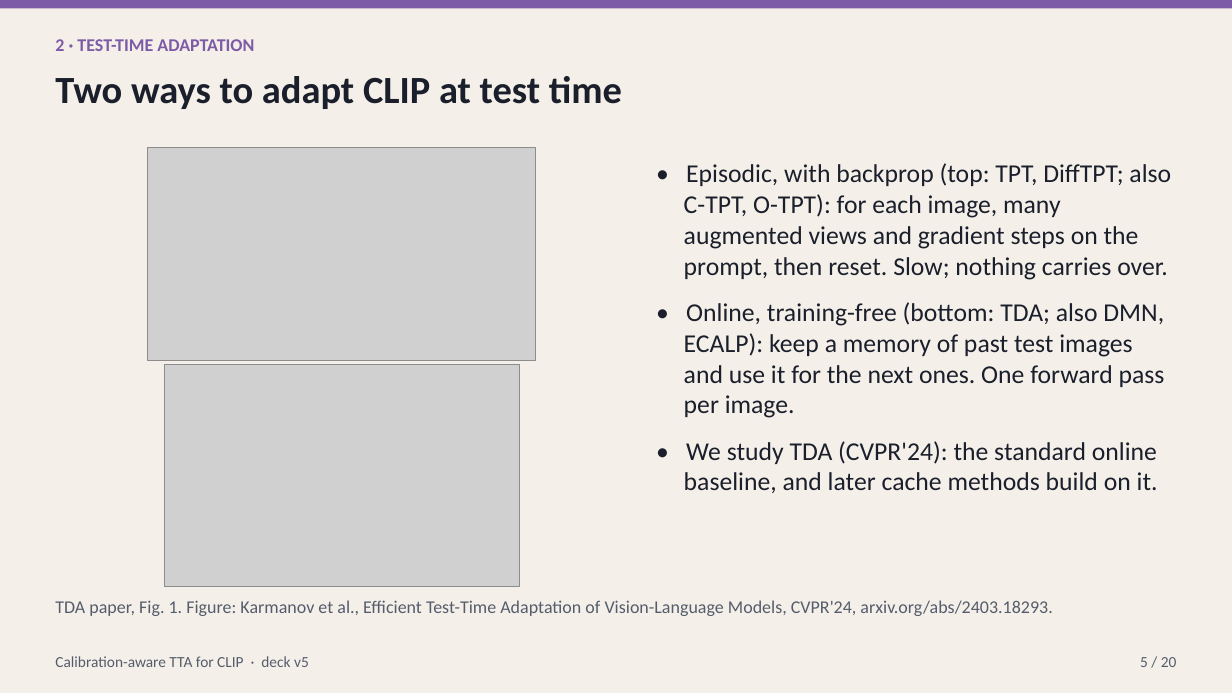
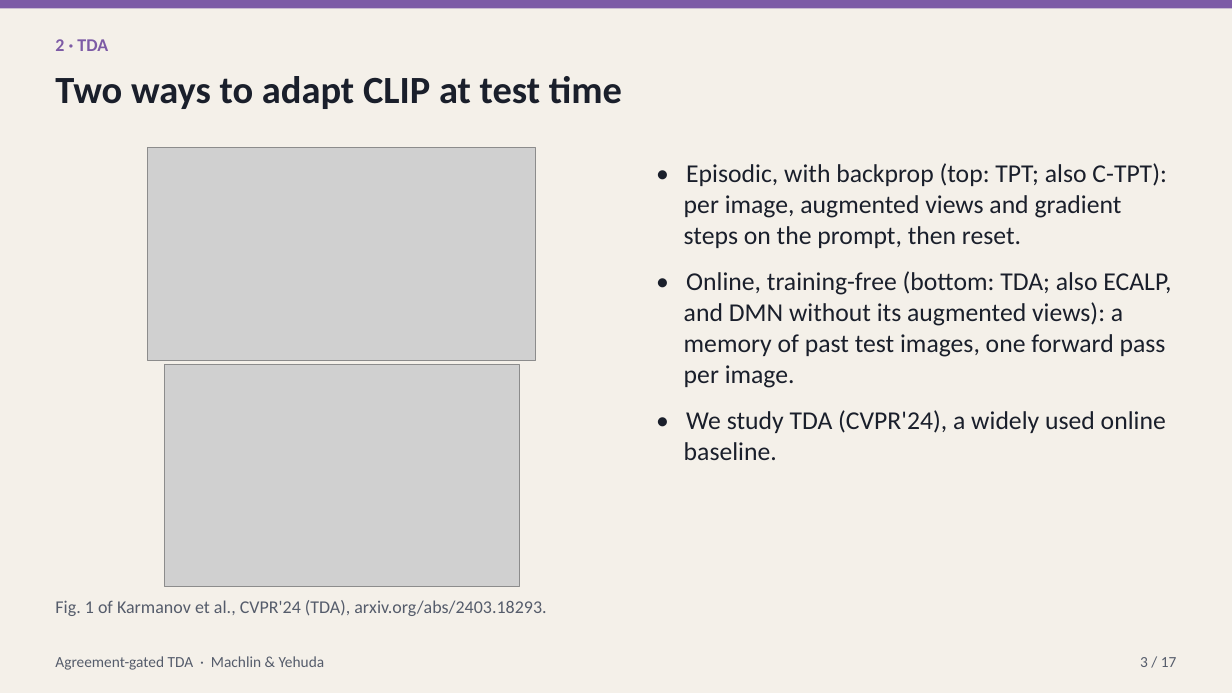
Before and after one commit to macwave12/deep_project_calibration_aware_tta, a slide deck: slide 3 of presentation/calibration_aware_tta.pptx (slide 5 before the commit). Drawn at 1232x693 pixels with LibreOffice and Linux fonts; fonts in the diff are those of the drawing; grey boxes stand for pictures. Boxes give left, top, right and bottom in pixels: in the first picture for what was removed or moved away, otherwise in the second. Text is boxed around its words. In the diff, an @@ line names an element or a change of style, - is before the commit and + after.

```diff
--- a/presentation/calibration_aware_tta.pptx
+++ b/presentation/calibration_aware_tta.pptx
@@ text at <box>55,39,108,51</box>: text changed @@
-2 · TEST-TIME ADAPTATION
+2 · TDA
@@ text at <box>684,163,1171,460</box>: text changed @@
-• Episodic, with backprop (top: TPT, DiffTPT; also C-TPT, O-TPT): for each image, many augmented views and gradient steps on the prompt, then reset. Slow; nothing carries over.
-• Online, training-free (bottom: TDA; also DMN, ECALP): keep a memory of past test images and use it for the next ones. One forward pass per image.
-• We study TDA (CVPR'24): the standard online baseline, and later cache methods build on it.
+• Episodic, with backprop (top: TPT; also C-TPT): per image, augmented views and gradient steps on the prompt, then reset.
+• Online, training-free (bottom: TDA; also ECALP, and DMN without its augmented views): a memory of past test images, one forward pass per image.
+• We study TDA (CVPR'24), a widely used online baseline.
@@ text at <box>55,600,546,616</box>: text changed @@
-TDA paper, Fig. 1. Figure: Karmanov et al., Efficient Test-Time Adaptation of Vision-Language Models, CVPR'24, arxiv.org/abs/2403.18293.
+Fig. 1 of Karmanov et al., CVPR'24 (TDA), arxiv.org/abs/2403.18293.
@@ text at <box>55,656,325,670</box>: text changed @@
-Calibration-aware TTA for CLIP · deck v5
+Agreement-gated TDA · Machlin & Yehuda
@@ text at <box>1140,657,1177,667</box>: text changed @@
-5 / 20
+3 / 17
```
Also in this commit, not shown: 14 other slides changed, 5 slides added, 14 slides removed, 50 other files.
